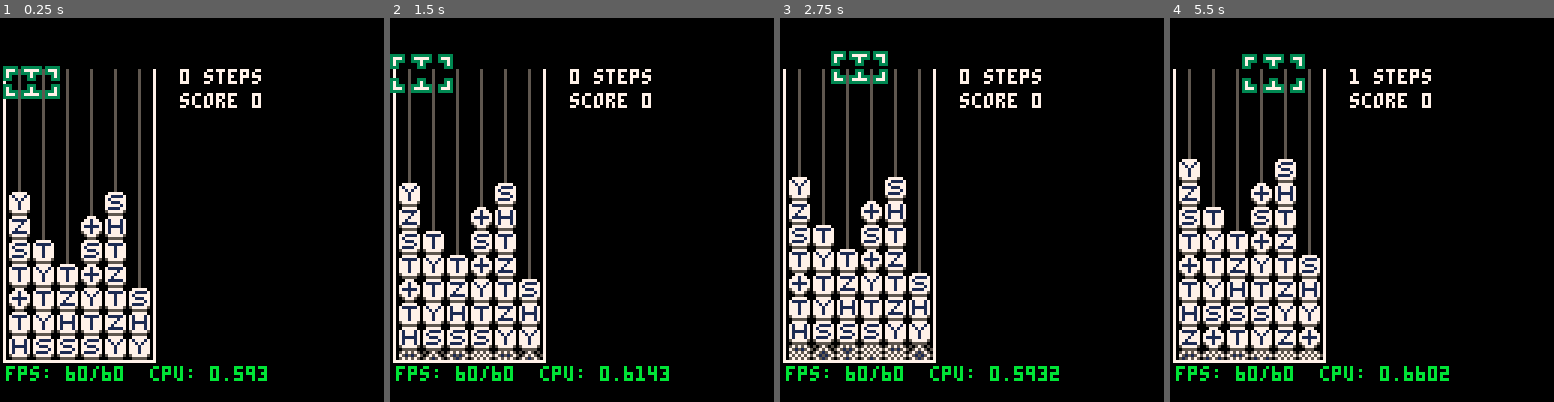
Above: before the commit, frames 1-4 (left to right).
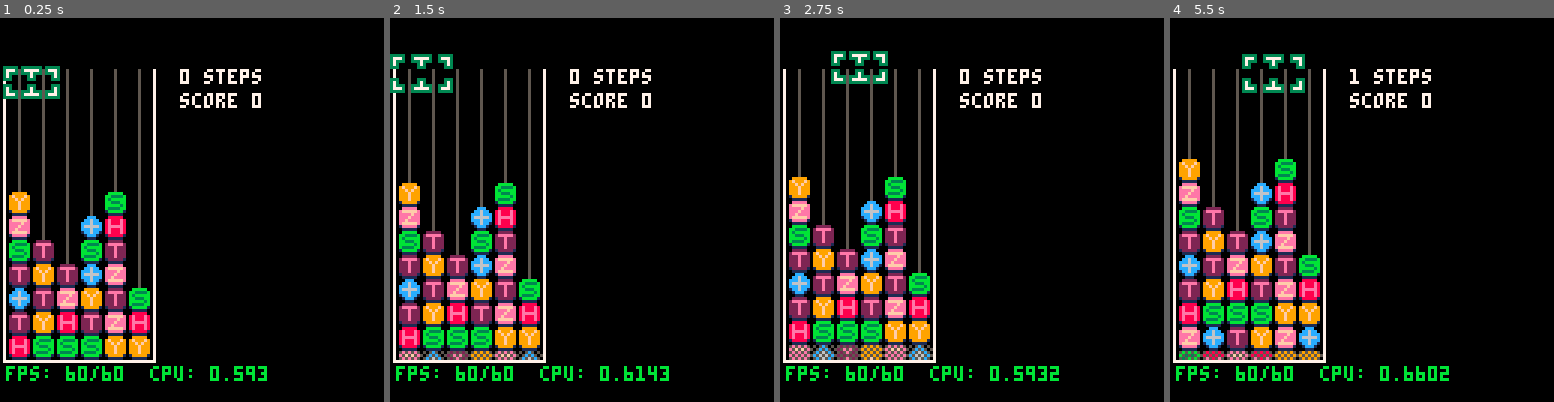
Above: after the commit, the same moments.

Repository: qniapp/quantattack
Game: PICO-8 cartridge qitaev.p8
Same seed, same stepped clock (60 frames per second), same inputs: the game is played once before the commit and once after it.
Inputs:
- Up to frame 1 (0.25 s): no input
- Up to frame 2 (1.5 s): tap X (X key) at 0.33, 1.07 s; tap O (Z key) at 0.7 s
- Up to frame 3 (2.75 s): hold Right 1.6-2.1 s; tap O (Z key) at 1.7, 2.1, 2.5 s; tap X (X key) at 1.85 s; hold Up 2.15-2.42 s; hold Right from 2.47 s (still down)
- Up to frame 4 (5.5 s): tap O (Z key) every 0.4 s from 2.9 to 5.3 s; tap X (X key) at 2.97, 4.08, 5.2 s; release Right at 3.03 s; hold Left 3.08-3.58 s; hold Down 3.63-3.97 s; hold Right 4.02-4.68 s; hold Up 4.73-5.03 s; hold Left from 5.08 s (still down)

The runs differ from the first frame. In frame 1, 10% of the frame differs, in the area x 2-40%, y 45-90%; in frame 2, 10%; in frame 3, 11%; in frame 4, 12%, in the area x 2-40%, y 36-90%.

Commit message:
ゲートに色をつける

Diff:
--- a/game.lua
+++ b/game.lua
@@ -177,22 +177,17 @@
     foreach(self.board:gates_to_puff(), function(each)
       local x = self.board:screen_x(each.x) + 3
       local y = self.board:screen_y(each.y) + 3
-      local puff_color = colors.blue
-
-      if (not each:is_match_type_i()) then
-        puff_color = colors.pink
-      end
-
-      puff_particle:create(x, y, 3, puff_color)
-      puff_particle:create(x, y, 3, puff_color)
-      puff_particle:create(x, y, 2, puff_color)
-      puff_particle:create(x, y, 2, puff_color)
-      puff_particle:create(x, y, 2, puff_color)
-      puff_particle:create(x, y, 2, puff_color)
-      puff_particle:create(x, y, 2, puff_color)
+
+      puff_particle:create(x, y, 3, colors.white)
+      puff_particle:create(x, y, 3, colors.white)
+      puff_particle:create(x, y, 2, colors.white)
+      puff_particle:create(x, y, 2, colors.white)
+      puff_particle:create(x, y, 2, colors.white)
+      puff_particle:create(x, y, 2, colors.white)
+      puff_particle:create(x, y, 2, colors.white)
       puff_particle:create(x, y, 2, colors.light_grey)
-      puff_particle:create(x, y, 1, puff_color)
-      puff_particle:create(x, y, 1, puff_color)
+      puff_particle:create(x, y, 1, colors.white)
+      puff_particle:create(x, y, 1, colors.white)
       puff_particle:create(x, y, 1, colors.light_grey)
       puff_particle:create(x, y, 1, colors.light_grey)
       puff_particle:create(x, y, 0, colors.dark_purple)
--- a/quantum_gate.lua
+++ b/quantum_gate.lua
@@ -139,7 +139,7 @@
         if (self:is_i()) return
 
         if self:is_cnot_x() and (not self:is_match()) then
-          pal(colors.white, colors.orange)
+          pal(colors.blue, colors.orange)
           pal(colors.light_grey, colors.brown)
         end
 
@@ -165,7 +165,7 @@
           pal(colors.blue, colors.blue)
         end
 
-        pal(colors.white, colors.white)
+        pal(colors.blue, colors.blue)
         pal(colors.light_grey, colors.light_grey)
       end,
 
Not shown, changed: 32 lines of the sprite sheet (__gfx__) section of qitaev.p8
